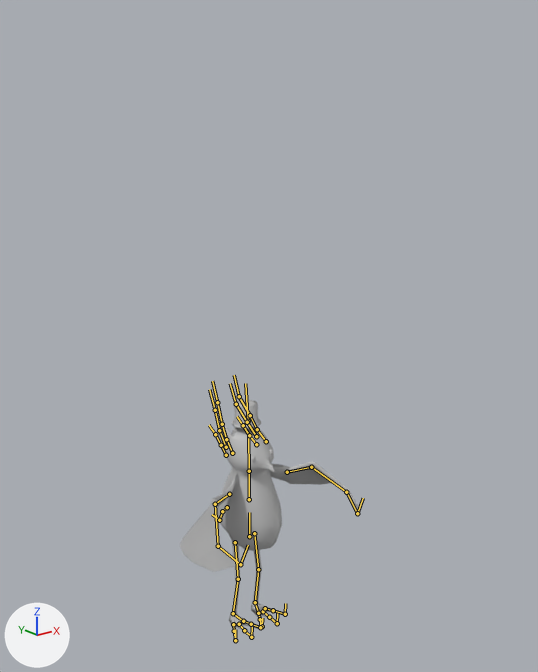
Before and after pictures for a commit that changed the FBX model Dalgo's Descent/Assets/Models/Boss/ThimbleBird_Spawn.fbx.
The view is the same before and after, from a 50 mm camera at (-0.35, -0.465, 0.512) aimed at (0.011, -0.014, 0.332). The axes (+X, +Y, +Z) are drawn at lower left. The lights are the same throughout. Both versions are drawn at frame 5 of the action 'Take 001'; the numbers are the values there. The bones that bend it are drawn over the model as lines.

In view in the first picture: 'Bird', 'Eyes', 'Thimble1'.
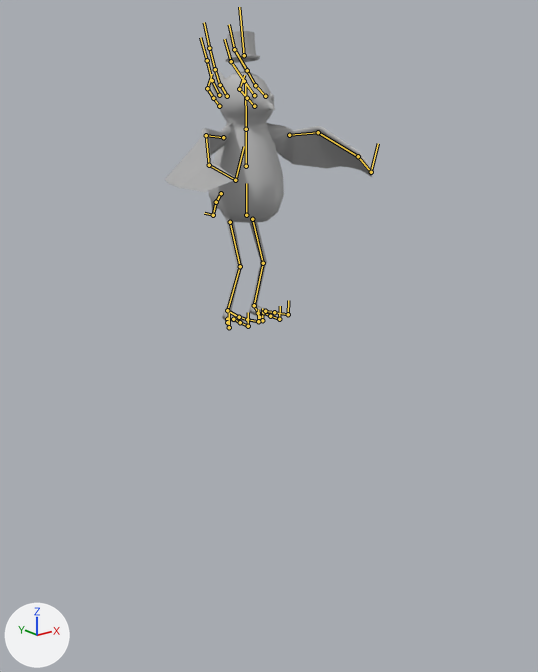
Location of each change, [x1, y1, x2, y2] in pixels of the pictures (538 x 672 px):
'Bird', posed (16% wider, 15% taller): before [180, 397, 359, 641]; after [165, 48, 373, 329]
'Thimble1', posed (20% wider, 13% taller): before [232, 400, 261, 429]; after [225, 30, 260, 63]
'Eyes', posed (12% wider, 43% shorter): before [251, 449, 274, 462]; after [248, 94, 274, 101]
bone 'Spine', root to tip: before (249, 536) to (249, 512); after (246, 215) to (246, 183)
bone 'Head', root to tip: before (248, 421) to (245, 383); after (244, 55) to (239, 7)
bone 'Leg_L', root to tip: before (254, 533) to (258, 569); after (252, 219) to (263, 263)
bone 'Knee_L', root to tip: before (258, 569) to (255, 602); after (263, 263) to (254, 305)
bone 'Heel_L', root to tip: before (255, 602) to (258, 613); after (254, 305) to (258, 312)
bone 'Leg_R', root to tip: before (235, 542) to (238, 579); after (230, 222) to (240, 266)
bone 'Knee_R', root to tip: before (238, 579) to (233, 613); after (240, 266) to (227, 310)
bone 'Heel_R', root to tip: before (233, 613) to (243, 621); after (227, 310) to (238, 317)

Edits to the bpy script that builds the scene:
```text
Change bone_spine:
    where bone_spine = bpy.data.objects['Armature'].pose.bones['Spine']
    bone_spine.location: (0.0, 6.32, 0.0) -> (0.0, 34.88, 0.0)
Change bone_head:
    where bone_head = bpy.data.objects['Armature'].pose.bones['Head']  # child of 'Neck'
    bone_head.location: (0.0, 0.68, -0.09) -> (0.0, 1.18, -0.15)
    bone_head.rotation_quaternion: (0.999, -0.04, 0.0, 0.0) -> (0.998, -0.07, 0.0, 0.0)  # degrees (-5, 0, 0) -> degrees (-8, 0, 0)
Change bone_leg_l:
    where bone_leg_l = bpy.data.objects['Armature'].pose.bones['Leg_L']  # child of 'Spine'
    bone_leg_l.rotation_quaternion: (0.996, 0.063, 0.065, 0.022) -> (0.996, -0.052, 0.076, 0.017)  # degrees (7, 7, 3) -> degrees (-6, 9, 1)
Change bone_knee_l:
    where bone_knee_l = bpy.data.objects['Armature'].pose.bones['Knee_L']  # child of 'Leg_L'
    bone_knee_l.rotation_quaternion: (0.992, -0.124, 0.001, -0.014) -> (0.996, 0.09, 0.001, 0.01)  # degrees (-14, 0, -2) -> degrees (10, 0, 1)
Change bone_heel_l:
    where bone_heel_l = bpy.data.objects['Armature'].pose.bones['Heel_L']  # child of 'Knee_L'
    bone_heel_l.rotation_quaternion: (0.995, 0.064, -0.045, -0.065) -> (0.996, -0.036, -0.018, -0.083)  # degrees (8, -5, -8) -> degrees (-4, -2, -9)
Change bone_leg_r:
    where bone_leg_r = bpy.data.objects['Armature'].pose.bones['Leg_R']  # child of 'Spine'
    bone_leg_r.rotation_quaternion: (0.996, 0.063, -0.065, -0.022) -> (0.996, -0.052, -0.076, -0.017)  # degrees (7, -7, -3) -> degrees (-6, -9, -1)
Change bone_knee_r:
    where bone_knee_r = bpy.data.objects['Armature'].pose.bones['Knee_R']  # child of 'Leg_R'
    bone_knee_r.rotation_quaternion: (0.992, -0.124, -0.001, 0.014) -> (0.996, 0.09, -0.001, -0.01)  # degrees (-14, 0, 2) -> degrees (10, 0, -1)
Change bone_heel_r:
    where bone_heel_r = bpy.data.objects['Armature'].pose.bones['Heel_R']  # child of 'Knee_R'
    bone_heel_r.rotation_quaternion: (0.995, 0.064, 0.045, 0.065) -> (0.996, -0.036, 0.018, 0.082)  # degrees (8, 5, 8) -> degrees (-4, 2, 9)
```
